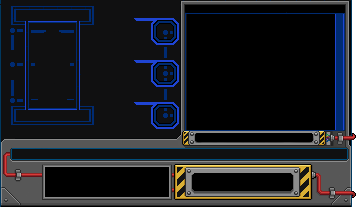
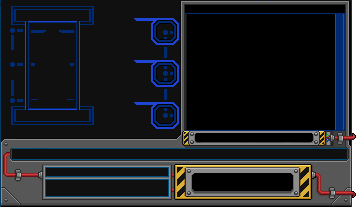
Layers edited between the first and the second 357 × 207 image:
renamed "Layer 22" to "Layer 31", hid it, moved it above "Layer 37", painted on it over <box>4,142,8,146</box>
added layer "Layer 38" above "Layer 32" over <box>38,170,42,180</box>
added layer "Layer 32" above "Layer 30" over <box>4,142,8,146</box>
painted on "Layer 30" over <box>4,142,169,196</box>
removed layer "Layer 27" over <box>4,142,8,146</box>
removed layer "Layer 24" over <box>4,142,8,146</box>
painted on "Layer 15" over <box>44,167,169,197</box>
